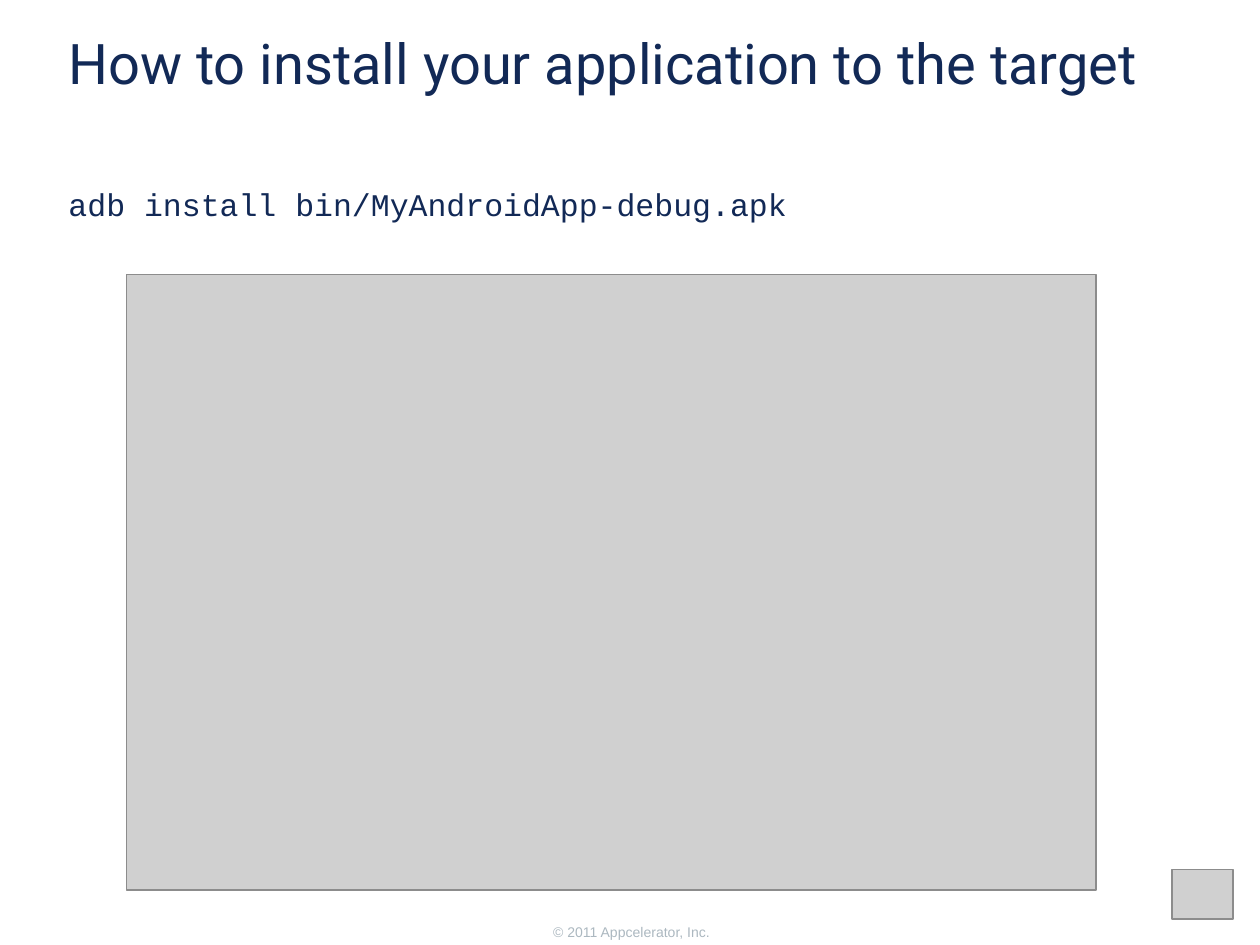
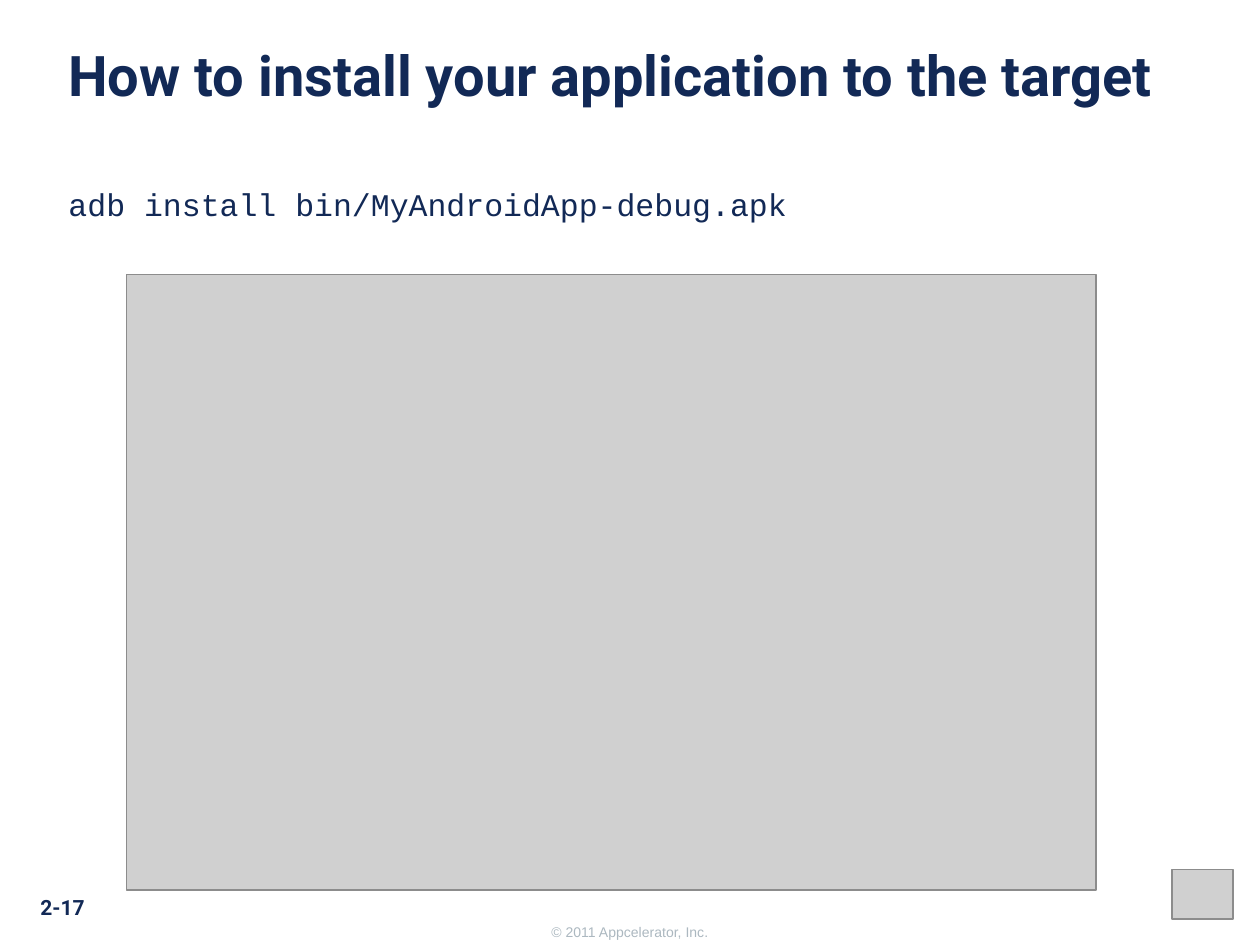
Before and after one commit to appcelerator-training-archive/tcad_certification, a slide deck: slide 17 of 210/210.ppt. Drawn at 1260x945 pixels with LibreOffice and Linux fonts; fonts in the diff are those of the drawing; grey boxes stand for pictures; background and template pictures are left out. Boxes give left, top, right and bottom in pixels: in the first picture for what was removed or moved away, otherwise in the second. Text is boxed around its words. In the diff, an @@ line names an element or a change of style, - is before the commit and + after.

```diff
--- a/210/210.ppt
+++ b/210/210.ppt
@@ text "How to install your application ...": place and size @@
-text "How to install your application ..." at [68, 42, 1137, 96]
+text "How to install your application ..." at [68, 54, 1152, 108]
@@ text "How to install your application ..." at [68, 54, 1152, 108]: bold on @@
@@ page number added at [40, 900, 84, 915], 12 pt, text #122956, bold @@
+2-17
@@ text added at [566, 927, 709, 940], 8 pt, text #ACB8C0 @@
+© 2011 Appcelerator, Inc.
@@ text removed at [567, 927, 710, 940] @@
-© 2011 Appcelerator, Inc.
```
Also in this commit, not shown: 27 other slides changed, 1 slide added, 5 slides removed, 54 other files.
